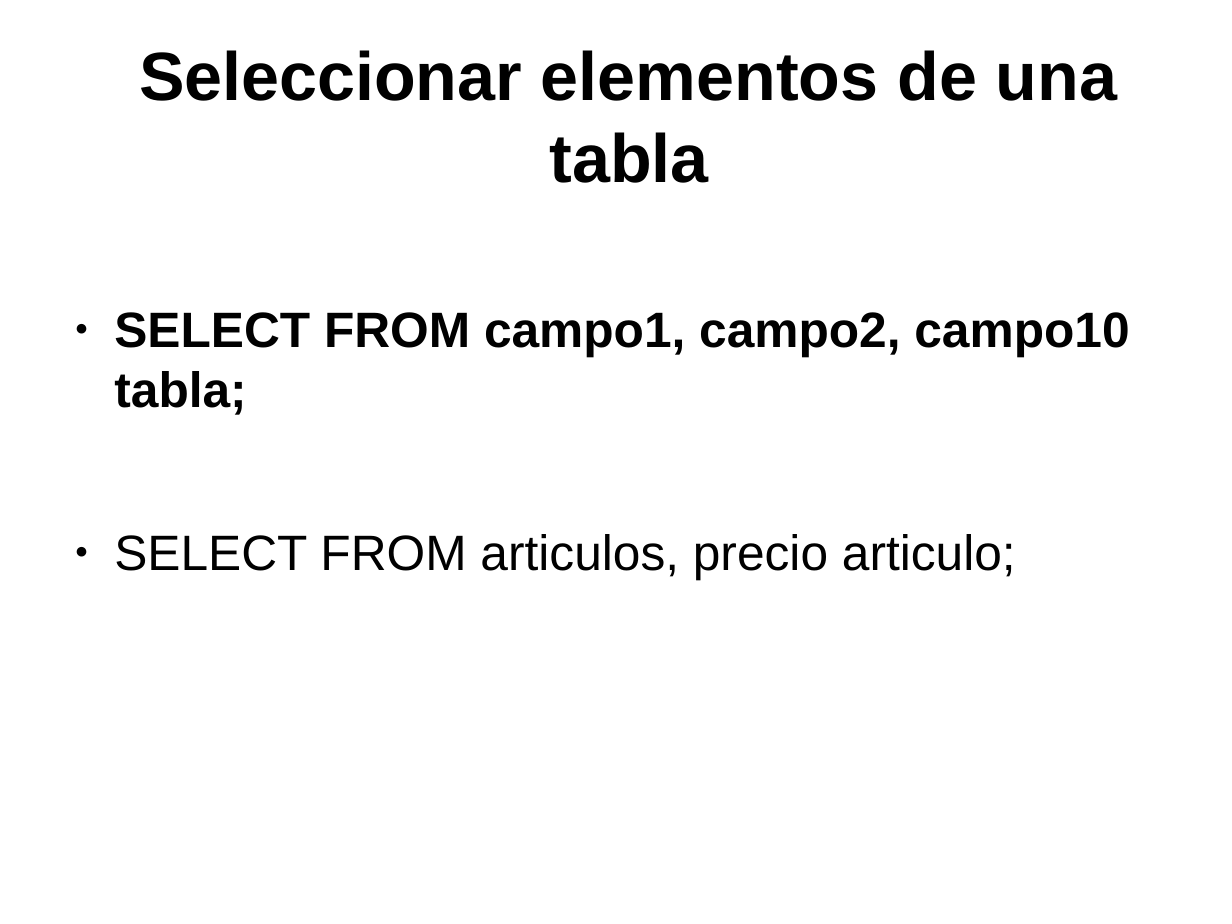
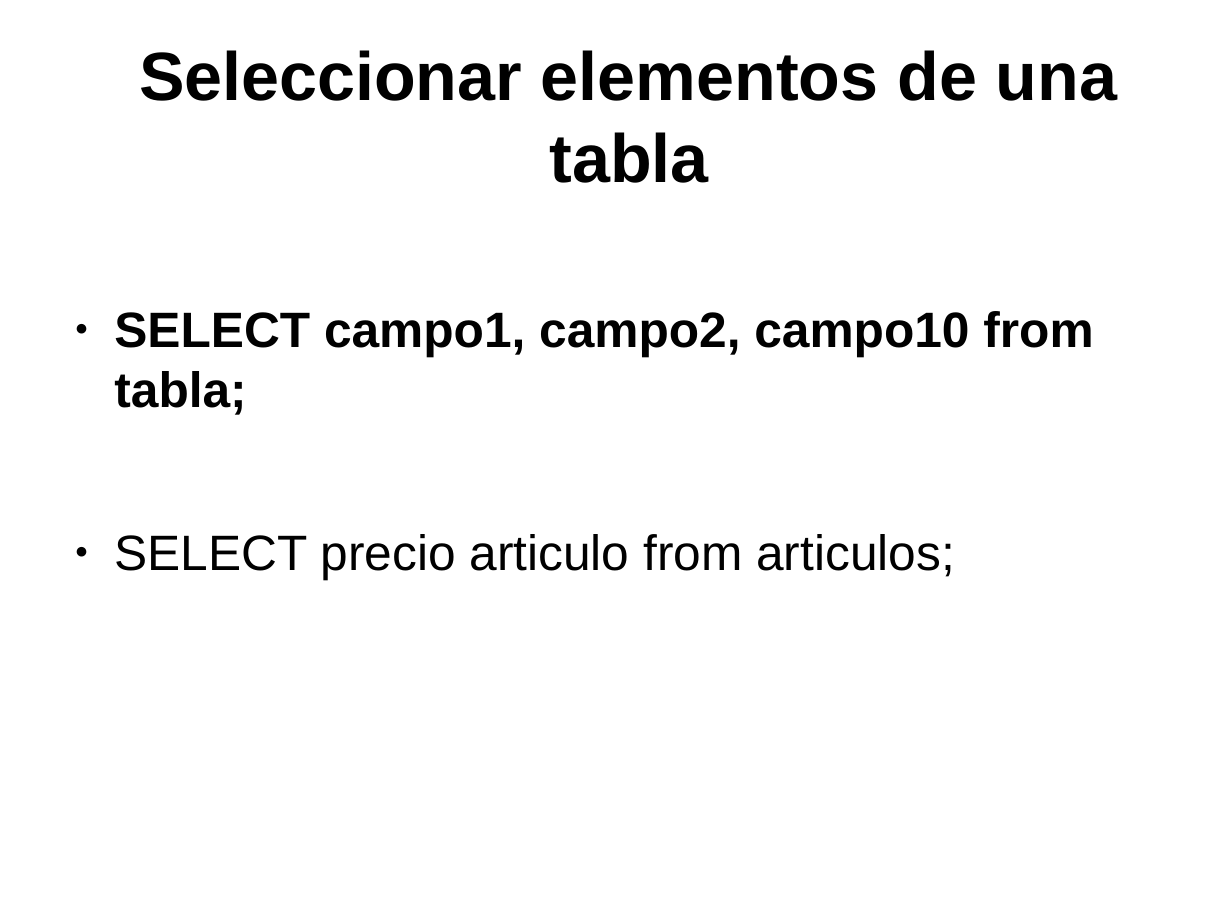
Before and after one commit to psicobyte/CursoPythonAvanzado, a slide deck: slide 38 of BaseDeDatosPython.odp (slide 23 before the commit). Drawn at 1232x924 pixels with LibreOffice and Linux fonts; fonts in the diff are those of the drawing. Boxes give left, top, right and bottom in pixels: in the first picture for what was removed or moved away, otherwise in the second. Text is boxed around its words. In the diff, an @@ line names an element or a change of style, - is before the commit and + after.

```diff
--- a/BaseDeDatosPython.odp
+++ b/BaseDeDatosPython.odp
@@ text at box(114, 311, 1093, 579): text changed @@
-● SELECT FROM campo1, campo2, campo10 tabla;
-● SELECT FROM articulos, precio articulo;
+● SELECT campo1, campo2, campo10 from tabla;
+● SELECT precio articulo from articulos;
```
Also in this commit, not shown: 4 other slides changed, 39 slides added, 3 other files.
